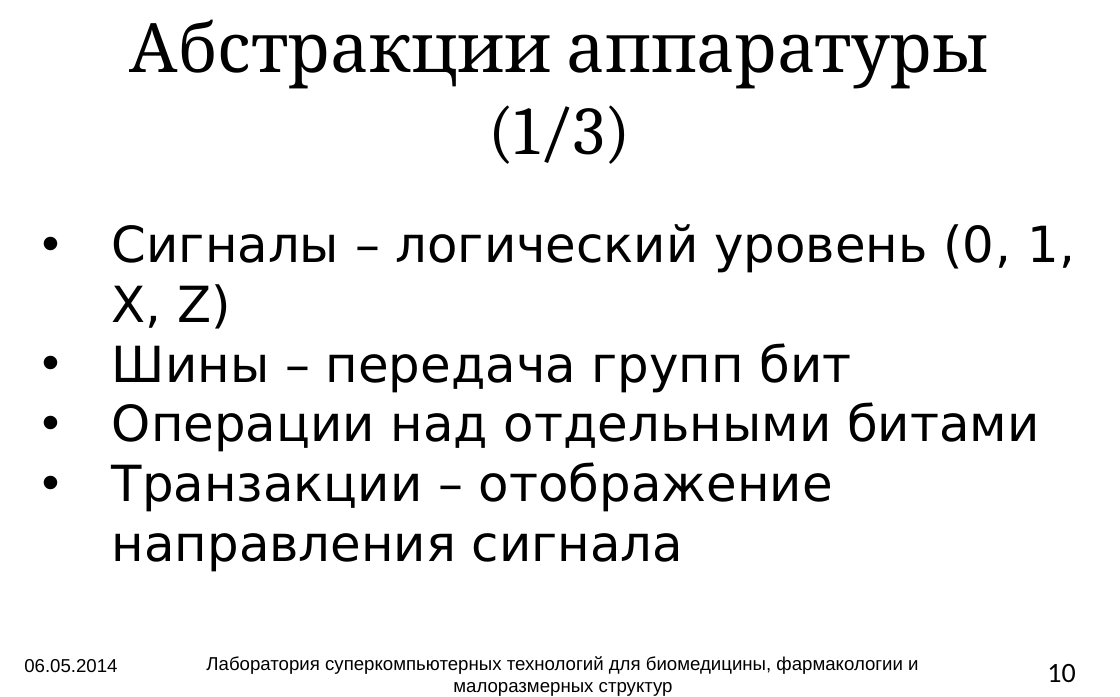
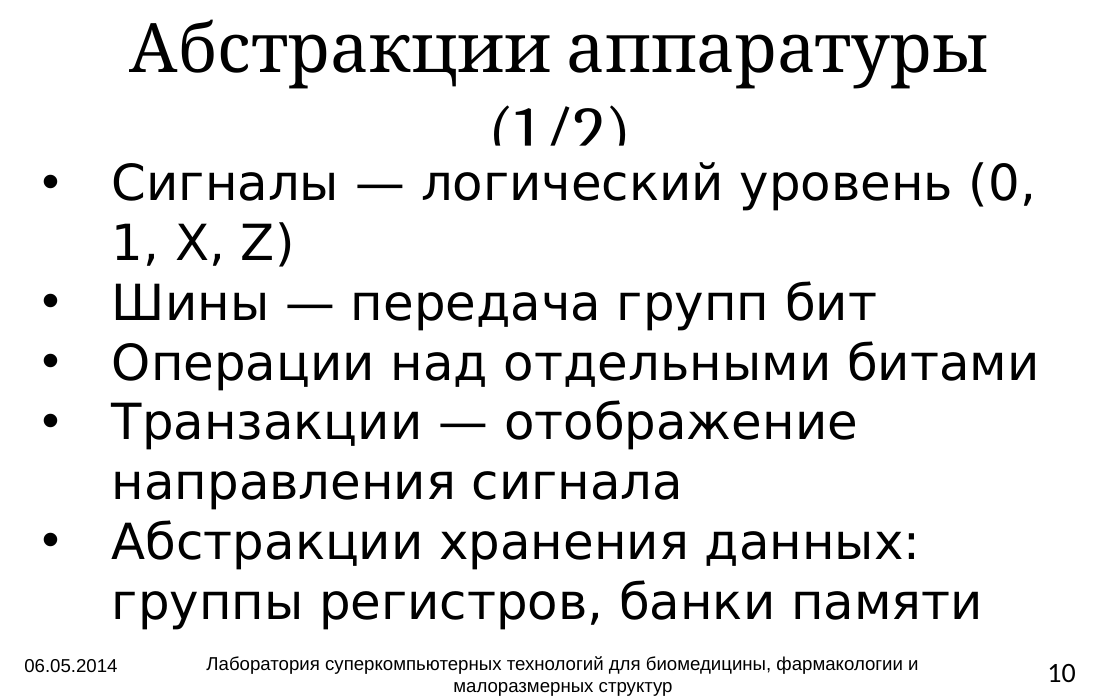
Before and after one commit to atakua/simlectures-archive, a slide deck: slide 10 of lecture12-languages/lecture12-languages.pptx. Drawn at 1120x697 pixels with LibreOffice and Linux fonts; fonts in the diff are those of the drawing; background and template pictures are left out. Boxes give left, top, right and bottom in pixels: in the first picture for what was removed or moved away, otherwise in the second. Text is boxed around its words. In the diff, an @@ line names an element or a change of style, - is before the commit and + after.

```diff
--- a/lecture12-languages/lecture12-languages.pptx
+++ b/lecture12-languages/lecture12-languages.pptx
@@ title at <box>130,19,989,146</box>: text changed @@
-Абстракции аппаратуры (1/3)
+Абстракции аппаратуры (1/2)
@@ text "Сигналы — логический уровень (0, ...": place and size @@
-text "Сигналы — логический уровень (0, ..." at <box>112,224,1075,572</box>
+text "Сигналы — логический уровень (0, ..." at <box>112,162,1039,630</box>
@@ text at <box>112,162,1037,331</box>: text changed @@
-• Сигналы – логический уровень (0, 1, X, Z)
-• Шины – передача групп бит
+• Сигналы — логический уровень (0, 1, X, Z)
+• Шины — передача групп бит
@@ text at <box>112,400,983,630</box>: text changed @@
-• Транзакции – отображение направления сигнала
+• Транзакции — отображение направления сигнала
+• Абстракции хранения данных: группы регистров, банки памяти
```
Also in this commit, not shown: 3 other slides changed, 1 slide removed, 3 other files.
